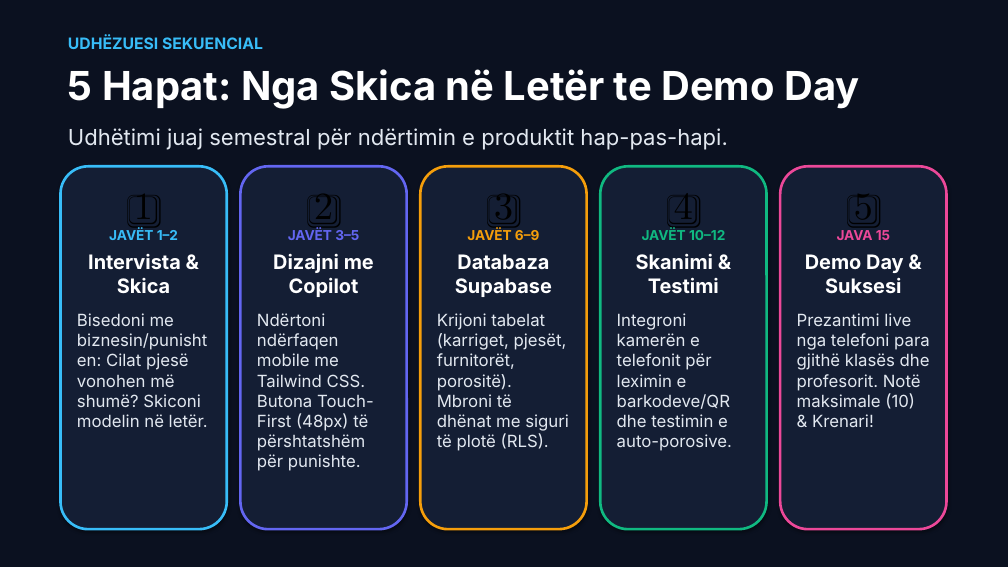
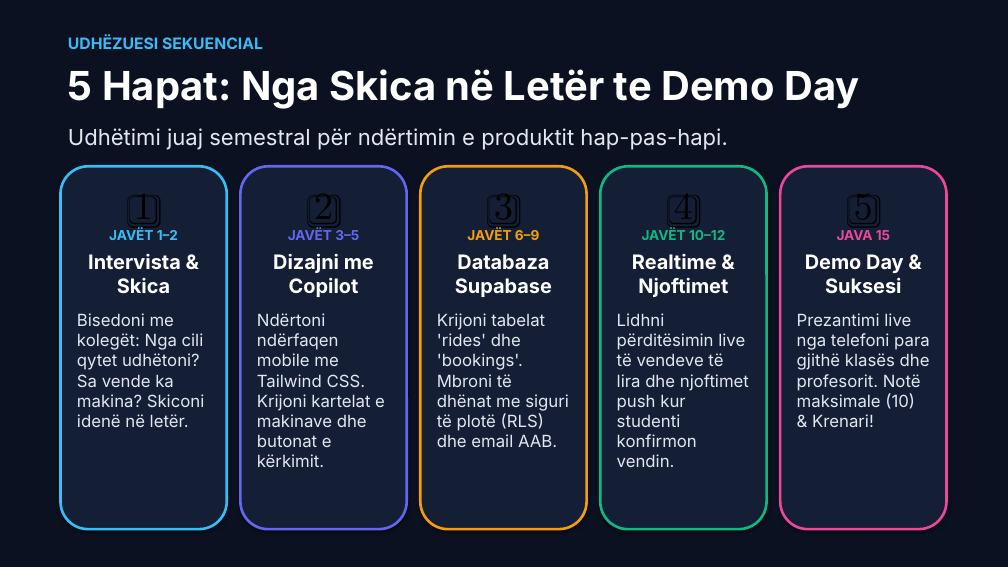
Before and after one commit to arbenl/arbenl.github.io, a slide deck: slide 7 of Jave1_Hyrje_Nextjs_PWA_Copilot_2026.pptx. Drawn at 1008x567 pixels with LibreOffice and Linux fonts; fonts in the diff are those of the drawing. Boxes give left, top, right and bottom in pixels: in the first picture for what was removed or moved away, otherwise in the second. Text is boxed around its words. In the diff, an @@ line names an element or a change of style, - is before the commit and + after.

Commit message:
feat(presentation): adopt AAB RideShare theme with clean line sketch and student carpooling story in Albanian

```diff
--- a/Jave1_Hyrje_Nextjs_PWA_Copilot_2026.pptx
+++ b/Jave1_Hyrje_Nextjs_PWA_Copilot_2026.pptx
@@ text at bbox=[617, 254, 749, 467]: text changed @@
-Skanimi &
-Testimi
-Integroni kamerën e telefonit për leximin e barkodeve/QR dhe testimin e auto-porosive.
+Realtime &
+Njoftimet
+Lidhni përditësimin live të vendeve të lira dhe njoftimet push kur studenti konfirmon vendin.
@@ text at bbox=[77, 313, 205, 427]: text changed @@
-Bisedoni me biznesin/punishten: Cilat pjesë vonohen më shumë? Skiconi modelin në letër.
+Bisedoni me kolegët: Nga cili qytet udhëtoni? Sa vende ka makina? Skiconi idenë në letër.
@@ text at bbox=[257, 313, 385, 467]: text changed @@
-Ndërtoni ndërfaqen mobile me Tailwind CSS. Butona Touch-First (48px) të përshtatshëm për punishte.
+Ndërtoni ndërfaqen mobile me Tailwind CSS. Krijoni kartelat e makinave dhe butonat e kërkimit.
@@ text at bbox=[437, 313, 569, 447]: text changed @@
-Krijoni tabelat (karriget, pjesët, furnitorët, porositë). Mbroni të dhënat me siguri të plotë (RLS).
+Krijoni tabelat 'rides' dhe 'bookings'. Mbroni të dhënat me siguri të plotë (RLS) dhe email AAB.
```
Also in this commit, not shown: 12 other slides changed, 1 other file.
